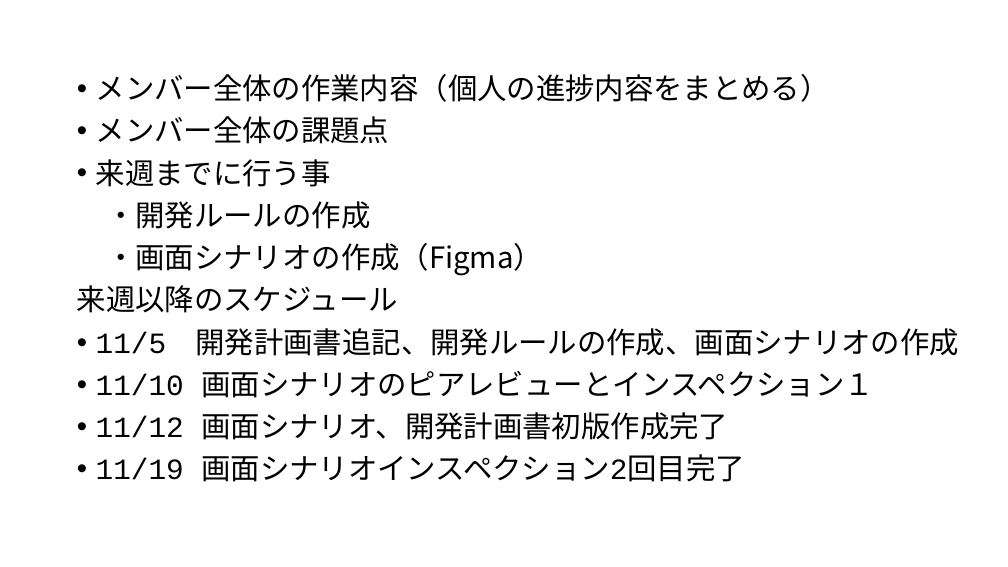
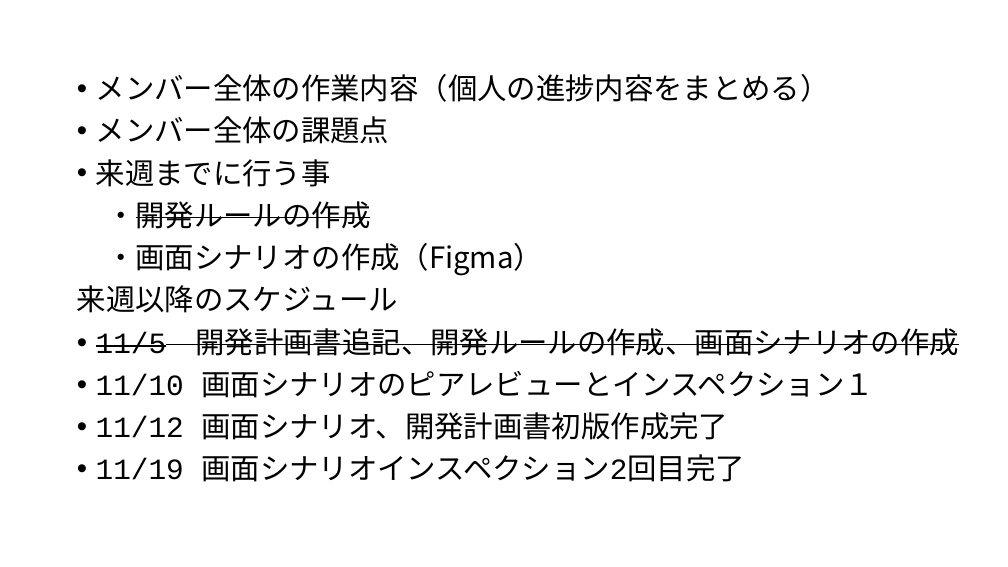
Before and after one commit to hatosableSAN/KTaNE-Expertingweb, a slide deck: slide 3 of docs/progress/group_progress/20211103グループ進捗報告.pptx. Drawn at 1008x567 pixels with LibreOffice and Linux fonts; fonts in the diff are those of the drawing. Boxes give left, top, right and bottom in pixels: in the first picture for what was removed or moved away, otherwise in the second. Text is boxed around its words. In the diff, an @@ line names an element or a change of style, - is before the commit and + after.

Commit message:
update:進捗報告書に本日の内容を追記しました

```diff
--- a/docs/progress/group_progress/20211103グループ進捗報告.pptx
+++ b/docs/progress/group_progress/20211103グループ進捗報告.pptx
@@ text at [96, 201, 959, 356]: strikethrough on in "・開発ルールの作成", "11/5 開発計画書追記、開発ルールの作成、画面シナリオの作成" @@
```
Also in this commit, not shown: 2 other slides changed.
